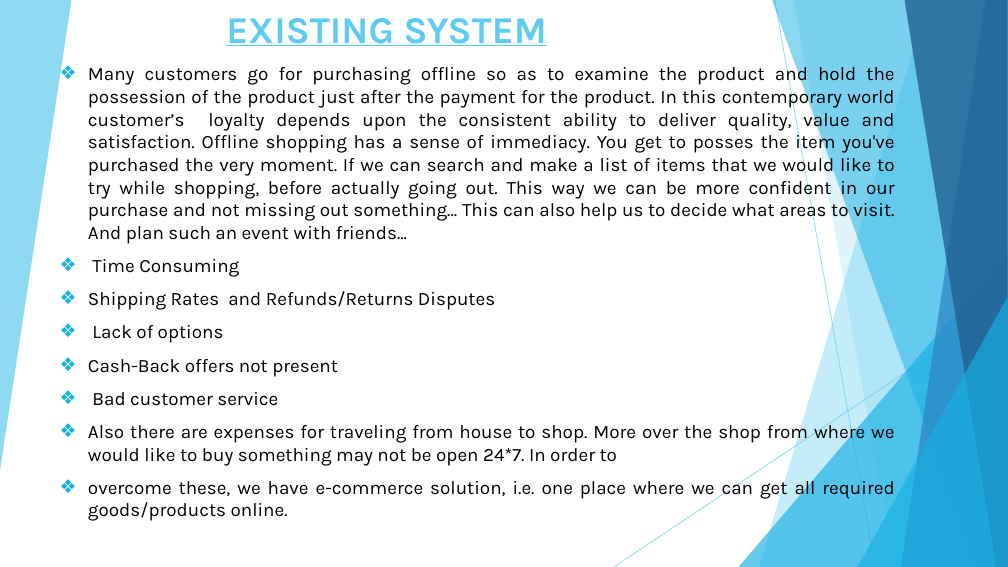
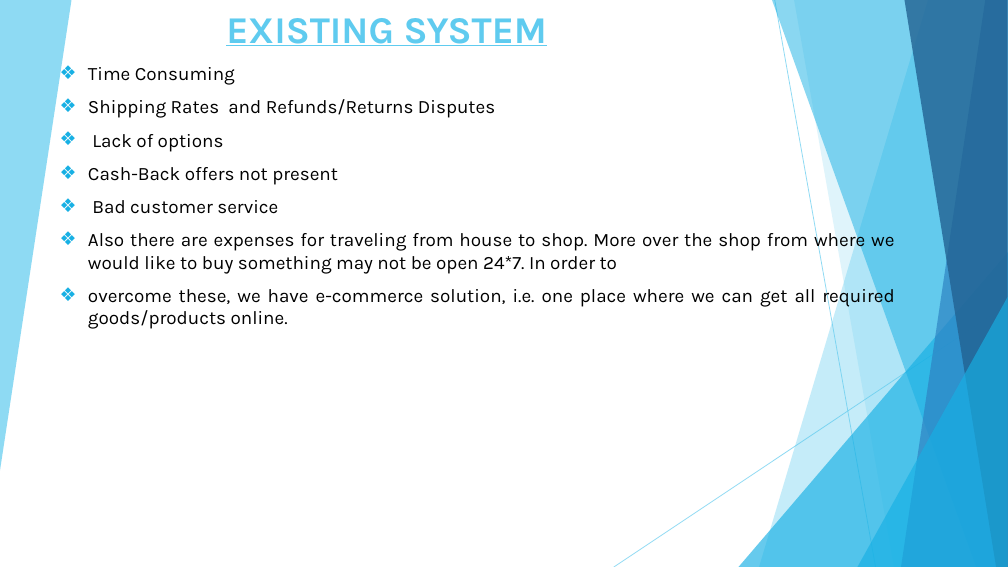
Before and after one commit to vivek-patel007/agwiscart-project, a slide deck: slide 3 of documents/project-agwiscart.pptx. Drawn at 1008x567 pixels with LibreOffice and Linux fonts; fonts in the diff are those of the drawing. Boxes give left, top, right and bottom in pixels: in the first picture for what was removed or moved away, otherwise in the second. Text is boxed around its words. In the diff, an @@ line names an element or a change of style, - is before the commit and + after.

```diff
--- a/documents/project-agwiscart.pptx
+++ b/documents/project-agwiscart.pptx
@@ text at (88,63,895,244): paragraph removed @@
-❖ Many customers go for purchasing offline so as to examine the product and hold the possession of the product just after the payment for the product. In this contemporary world customer’s loyalty depends upon the consistent ability to deliver quality, value and satisfaction. Offline shopping has a sense of immediacy. You get to posses the item you've purchased the very moment. If we can search and make a list of items that we would like to try while shopping, before actually going out. This way we can be more confident in our purchase and not missing out something... This can also help us to decide what areas to visit. And plan such an event with friends...
```
Also in this commit, not shown: 9 other slides changed, 43 other files.
